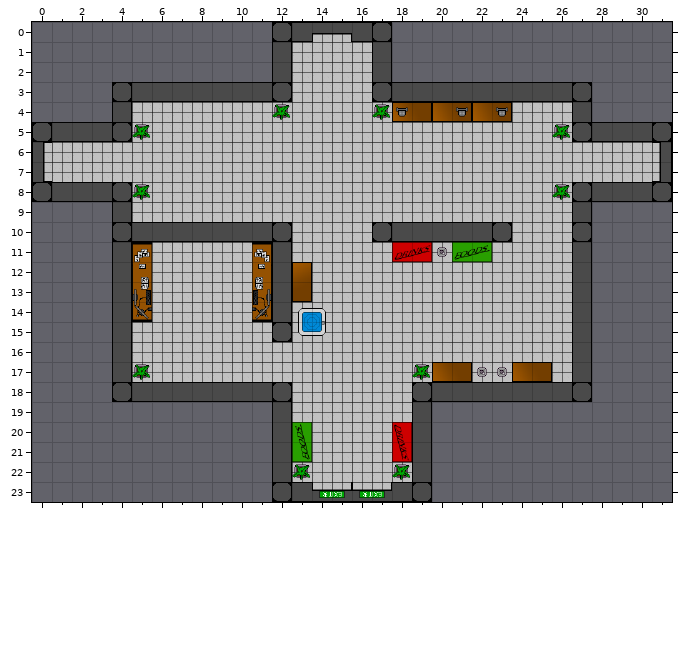
Tiled map: res/levels/lobby.tmx. The picture above was drawn from the file before the commit.
Cells are 32x32 px. Shown: x 0..31, y 0..23.
After the commit:
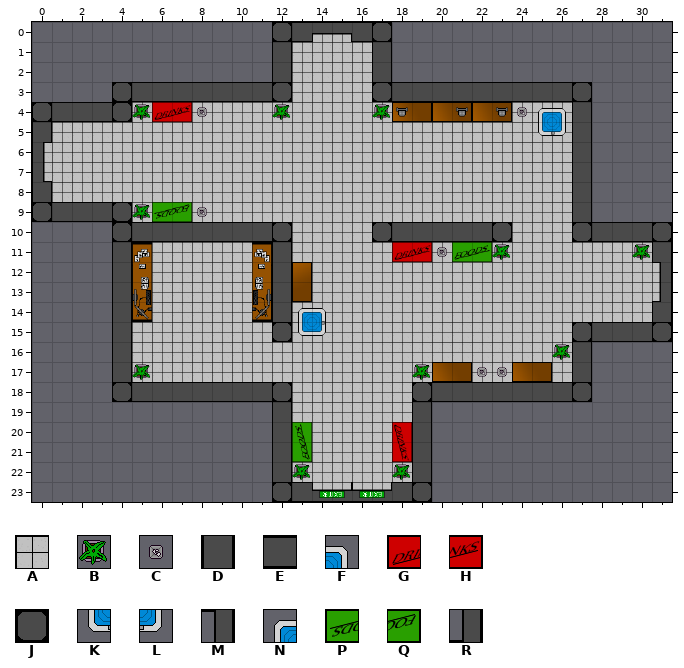
Key: from "default": A 0, B 4, C 5, D 32, E 34, F 37, G 40, H 41, J 64, K 68, L 69, M 99, N 100, P 104, Q 105, R 131.
_ is an empty cell.
Difference:
Layer "Floor":
The author put tile A in row 11 at x 28 to 30; in rows 12 to 13 at x 28 to 31; in row 14 at x 28 to 30.
The author cleared the tile that lay hidden in row 5 at x 28 to 31; in row 8 at x 28 to 31.
The author cleared tile A in rows 6 to 7 at x 28 to 31.
Layer "Blocked":
The author put tile B in row 4 at x 5; in row 9 at x 5; in row 11 at x 23 and 30; in row 16 at x 26.
The author put tile C in row 4 at x 8 and 24; in row 9 at x 8.
Tile J becomes tile D in row 5 at x 0 and 27; in row 8 at x 0 and 27.
The author put tile D in rows 6 to 7 at x 27; in row 11 at x 31; in row 14 at x 31.
The author put tile E in row 4 at x 1 to 3; in row 9 at x 1 to 3; in row 10 at x 28 to 30; in row 15 at x 28 to 30.
The author put tile F in row 4 at x 26.
The author put tile G in row 4 at x 6.
The author put tile H in row 4 at x 7.
Tile D becomes tile J in row 4 at x 4; in row 9 at x 4; in row 15 at x 27.
The author put tile J in row 4 at x 0; in row 9 at x 0; in row 10 at x 31; in row 15 at x 31.
The author put tile K in row 5 at x 25.
Tile B becomes tile L in row 5 at x 26.
The author put tile N in row 4 at x 25.
The author put tile P in row 9 at x 6.
The author put tile Q in row 9 at x 7.
The author cleared tile B in row 5 at x 5; in row 8 at x 5 and 26.
The author cleared tile D in rows 11 to 14 at x 27.
The author cleared tile E in row 5 at x 1 to 3 and 28 to 30; in row 8 at x 1 to 3 and 28 to 30.
The author cleared tile J in row 5 at x 4 and 31; in row 8 at x 4 and 31.
Layer "Door":
The author put tile M in row 12 at x 31.
The author put tile R in row 13 at x 31.
The author cleared tile M in row 6 at x 31.
The author cleared tile R in row 7 at x 31.
Where, in picture pixels (left, top, right, bottom), the same in both pictures:
changed: (32, 102, 207, 142)
changed: (517, 107, 672, 202)
changed: (32, 182, 207, 222)
changed: (552, 222, 672, 360)
added: (492, 244, 510, 260)
